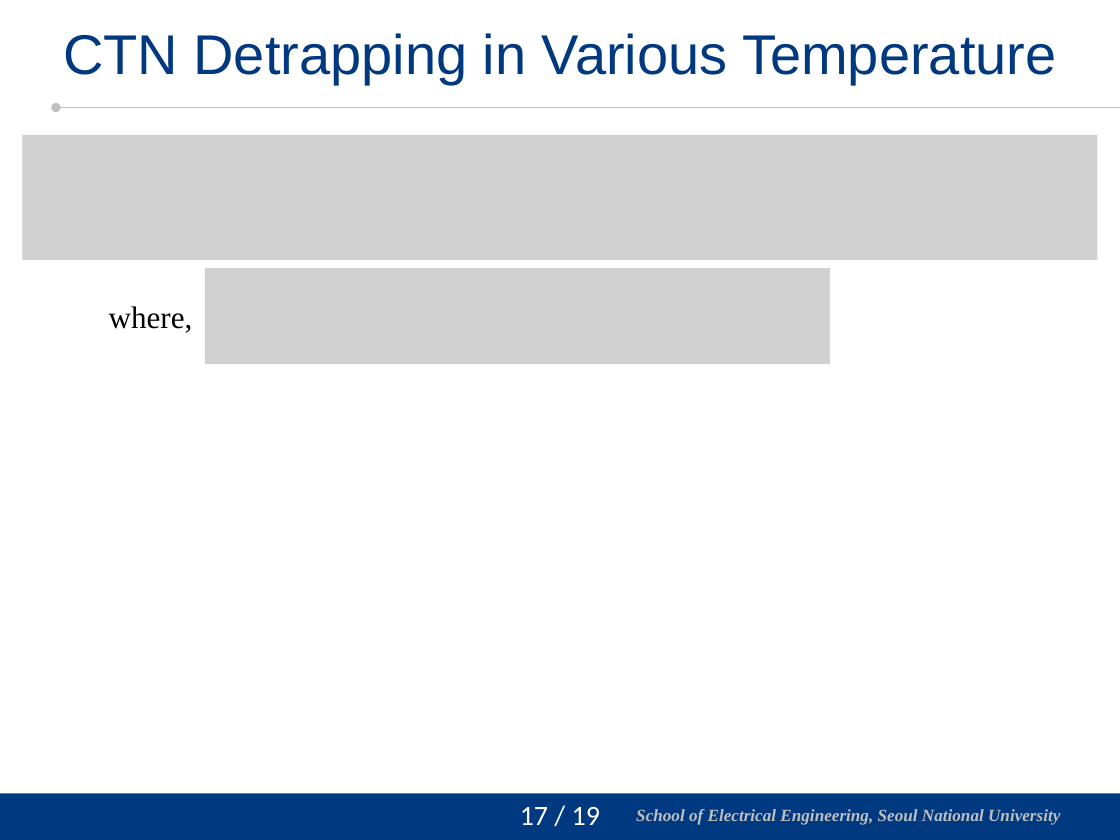
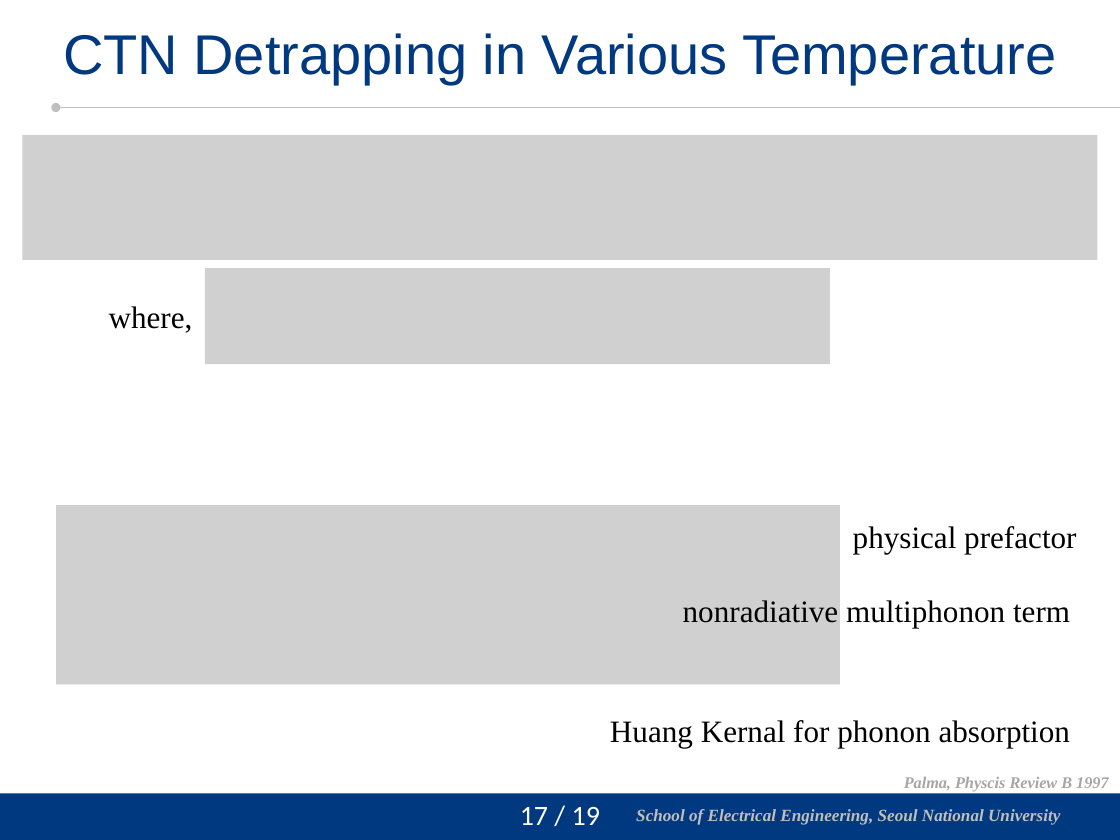
Before and after one commit to vectorcont62-dev/Graduation-SNU-MS, a slide deck: slide 18 of 진명 석사졸업 연구 정리 - 주요내용 보강.pptx. Drawn at 1120x840 pixels with LibreOffice and Linux fonts; fonts in the diff are those of the drawing; grey boxes stand for pictures; background and template pictures are left out. Boxes give left, top, right and bottom in pixels: in the first picture for what was removed or moved away, otherwise in the second. Text is boxed around its words. In the diff, an @@ line names an element or a change of style, - is before the commit and + after.

```diff
--- a/진명 석사졸업 연구 정리 - 주요내용 보강.pptx
+++ b/진명 석사졸업 연구 정리 - 주요내용 보강.pptx
@@ group added at (56,505,1109,792): 4 texts, 1 picture @@
+Palma, Physcis Review B 1997
+physical prefactor
+Huang Kernal for phonon absorption
+nonradiative multiphonon term
```
Also in this commit, not shown: 2 other slides changed.
